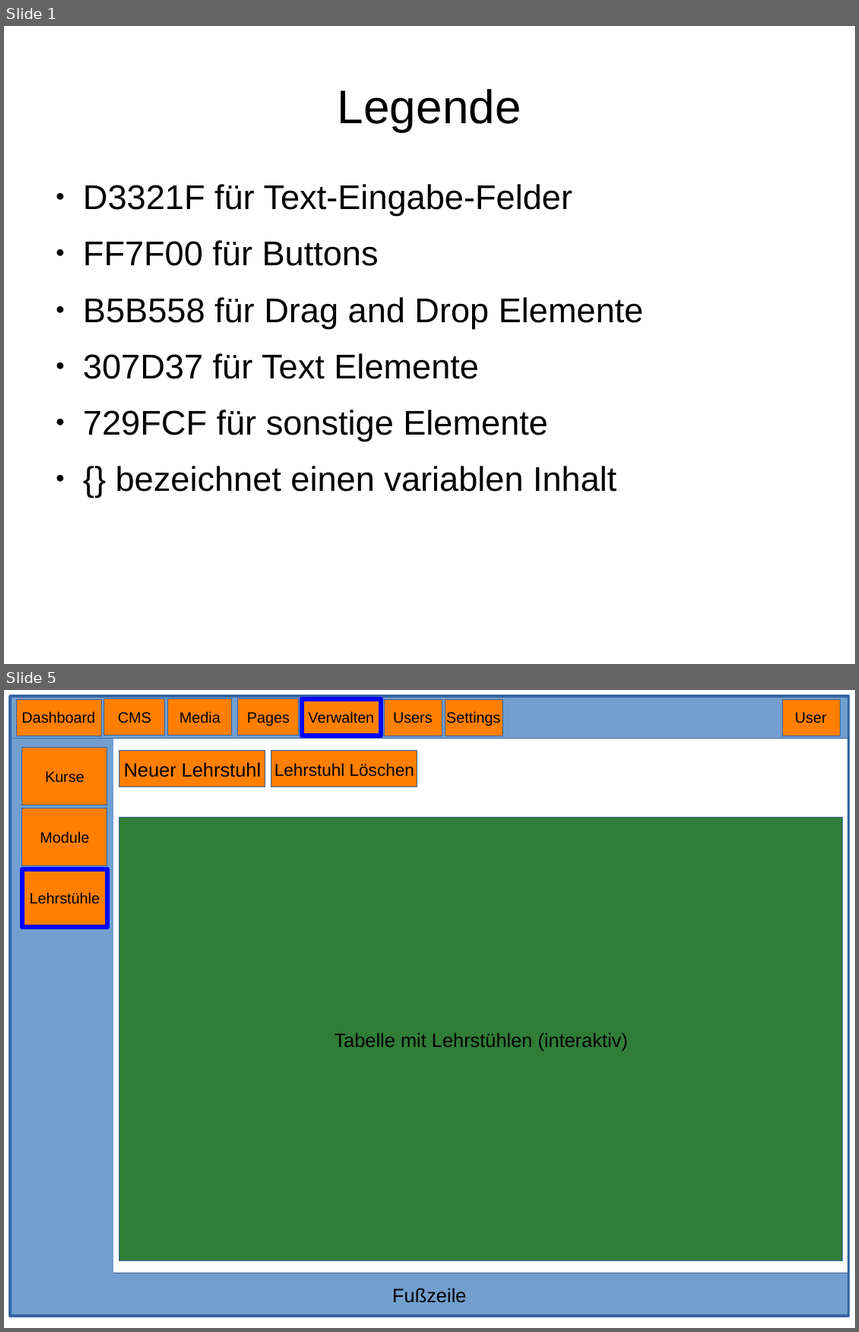
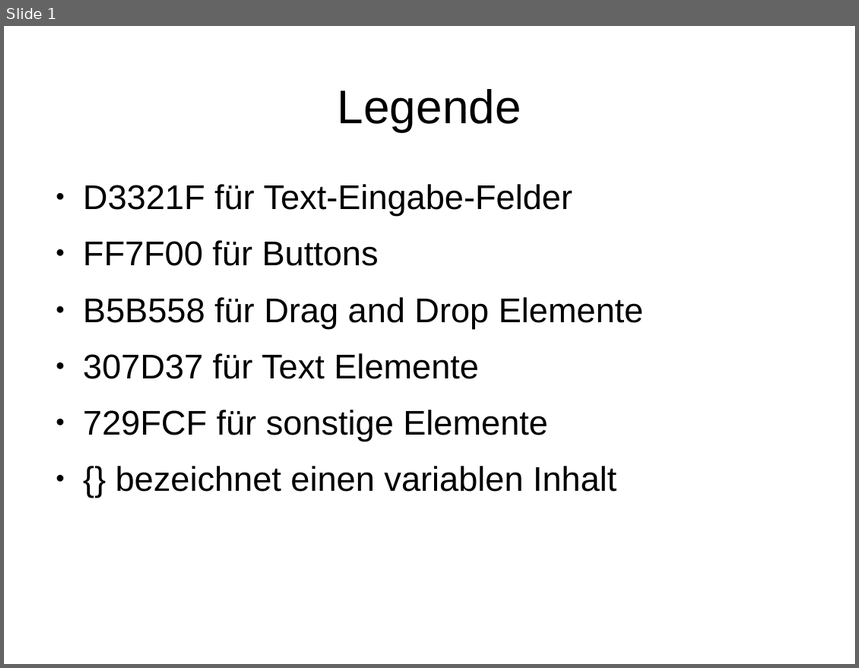
Before and after one commit to BWolfJena/BWolf, a slide deck: Backend MockUps.pptx. Shown one above the other, each under a label of ours: slides 1 and 5 before the commit, slide 1 after it; the slides between them are not shown. The pictures are 859x1332 and 859x668 pixels, drawn with LibreOffice and Linux fonts; fonts in the diff are those of the drawing. Boxes give left, top, right and bottom in pixels: in the first picture for what was removed or moved away, otherwise in the second. Text is boxed around its words. In the diff, an @@ line names an element or a change of style, - is before the commit and + after.

```diff
--- a/Backend MockUps.pptx
+++ b/Backend MockUps.pptx
@@ slide 5 removed at [4,690,855,1328], background #FFFFFF @@
@@ freeform shape removed at [10,696,850,739] @@
@@ freeform shape removed at [10,696,850,1316] @@
@@ freeform shape removed at [16,699,101,736] @@
-Dashboard
@@ freeform shape removed at [104,699,165,736] @@
-CMS
@@ freeform shape removed at [168,699,233,736] @@
-Media
@@ freeform shape removed at [238,699,299,736] @@
-Pages
@@ freeform shape removed at [302,699,381,736] @@
-Verwalten
@@ freeform shape removed at [384,699,442,736] @@
-Users
@@ freeform shape removed at [445,699,503,736] @@
-Settings
@@ freeform shape removed at [782,699,841,736] @@
-User
@@ freeform shape removed at [10,739,113,1316] @@
@@ freeform shape removed at [22,748,107,806] @@
-Kurse
@@ freeform shape removed at [120,751,266,787] @@
-Neuer Lehrstuhl
@@ freeform shape removed at [272,751,417,787] @@
-Lehrstuhl Löschen
@@ freeform shape removed at [22,809,107,867] @@
-Module
@@ freeform shape removed at [120,818,844,1262] @@
-Tabelle mit Lehrstühlen (interaktiv)
@@ freeform shape removed at [22,869,107,927] @@
-Lehrstühle
@@ freeform shape removed at [10,1274,850,1316] @@
-Fußzeile
```
Also in this commit, not shown: 2 slides changed, 2 slides added, 1 other slide removed, 30 other files.
